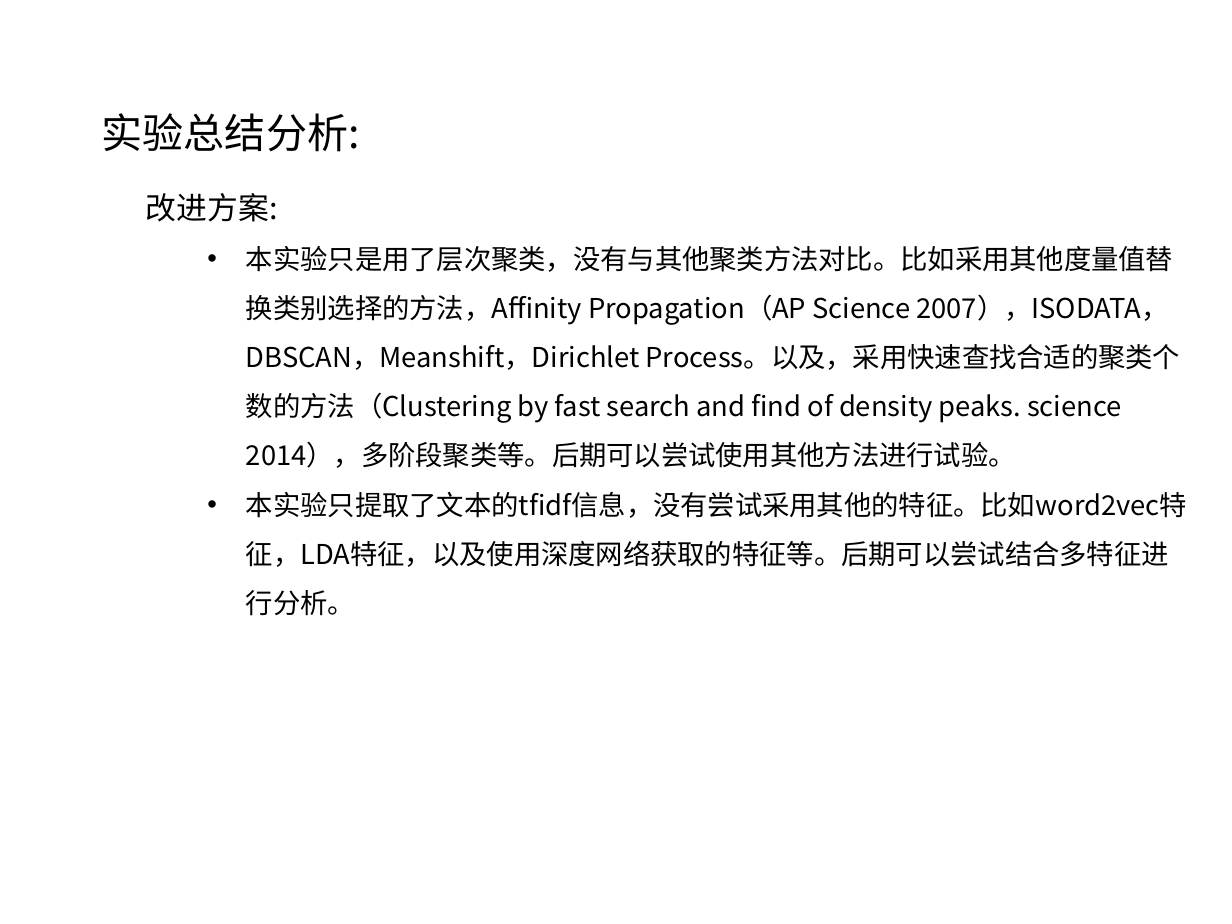
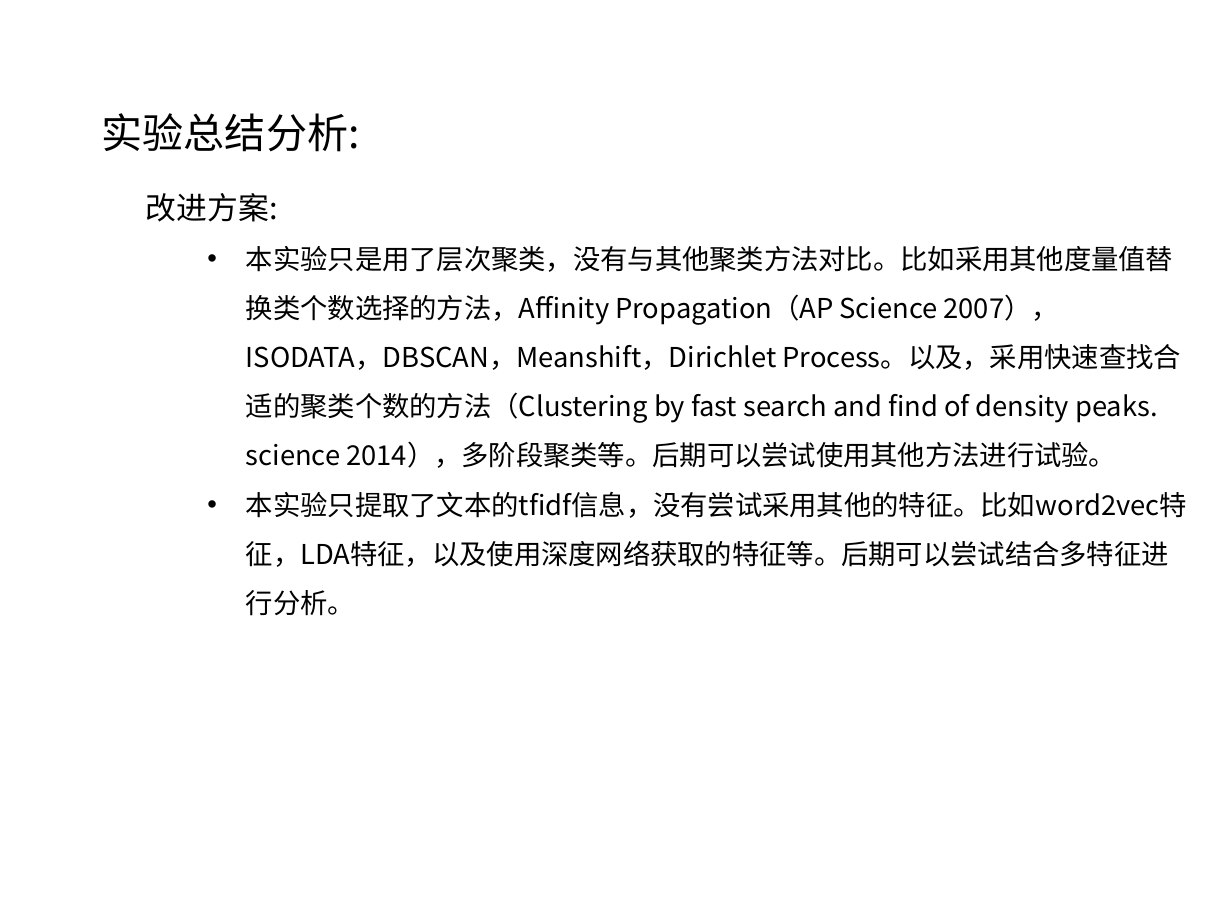
Before and after one commit to pku601/WePS2Clustering, a slide deck: slide 14 of clustering-lhq-wds.pptx. Drawn at 1232x924 pixels with LibreOffice and Linux fonts; fonts in the diff are those of the drawing; background and template pictures are left out. Boxes give left, top, right and bottom in pixels: in the first picture for what was removed or moved away, otherwise in the second. Text is boxed around its words. In the diff, an @@ line names an element or a change of style, - is before the commit and + after.

```diff
--- a/clustering-lhq-wds.pptx
+++ b/clustering-lhq-wds.pptx
@@ text at [246, 246, 1181, 468]: text changed @@
-  • 本实验只是用了层次聚类，没有与其他聚类方法对比。比如采用其他度量值替换类别选择的方法，Affinity Propagation（AP Science 2007），ISODATA，DBSCAN，Meanshift，Dirichlet Process。以及，采用快速查找合适的聚类个数的方法（Clustering by fast search and find of density peaks. science 2014），多阶段聚类等。后期可以尝试使用其他方法进行试验。
+  • 本实验只是用了层次聚类，没有与其他聚类方法对比。比如采用其他度量值替换类个数选择的方法，Affinity Propagation（AP Science 2007），ISODATA，DBSCAN，Meanshift，Dirichlet Process。以及，采用快速查找合适的聚类个数的方法（Clustering by fast search and find of density peaks. science 2014），多阶段聚类等。后期可以尝试使用其他方法进行试验。
```
Also in this commit, not shown: 3 other slides changed.
